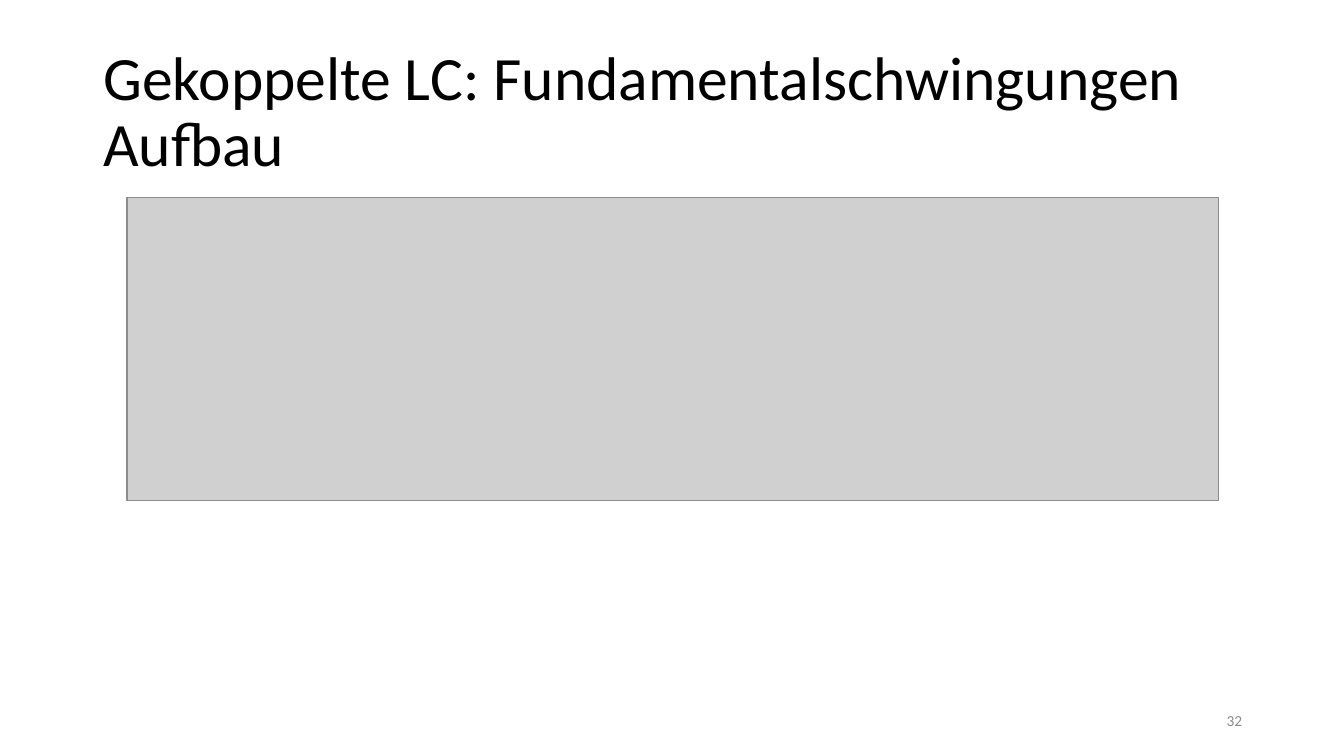
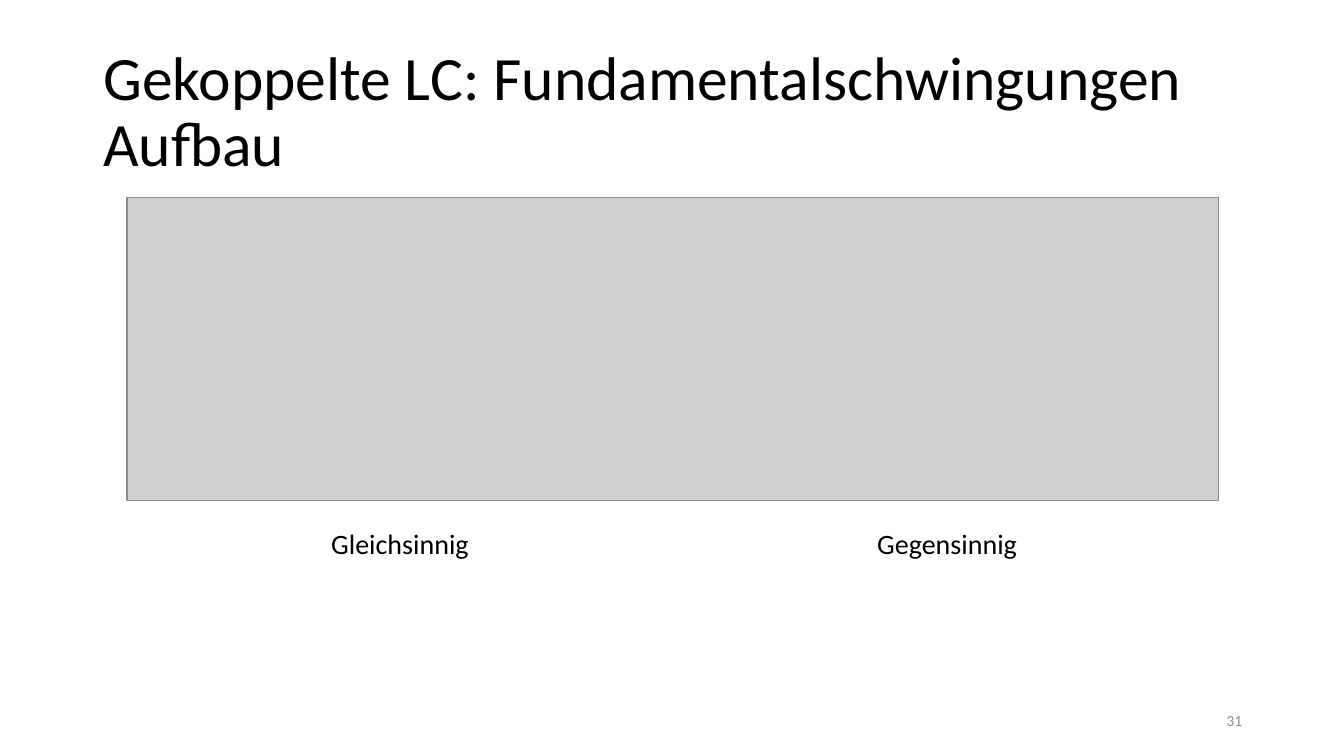
Before and after one commit to thewhitecat/grundpraktikum1, a slide deck: slide 31 of Elektronik/Elektronik.pptx (slide 32 before the commit). Drawn at 1344x756 pixels with LibreOffice and Linux fonts; fonts in the diff are those of the drawing; grey boxes stand for pictures. Boxes give left, top, right and bottom in pixels: in the first picture for what was removed or moved away, otherwise in the second. Text is boxed around its words. In the diff, an @@ line names an element or a change of style, - is before the commit and + after.

```diff
--- a/Elektronik/Elektronik.pptx
+++ b/Elektronik/Elektronik.pptx
@@ text added at <box>331,534,468,559</box>, 20 pt, text #000000 @@
+Gleichsinnig
@@ text added at <box>877,534,1017,559</box>, 20 pt, text #000000 @@
+Gegensinnig
@@ page number at <box>1227,716,1243,726</box>: text changed @@
-32
+31
```
Also in this commit, not shown: 14 other slides changed, 1 slide removed.
